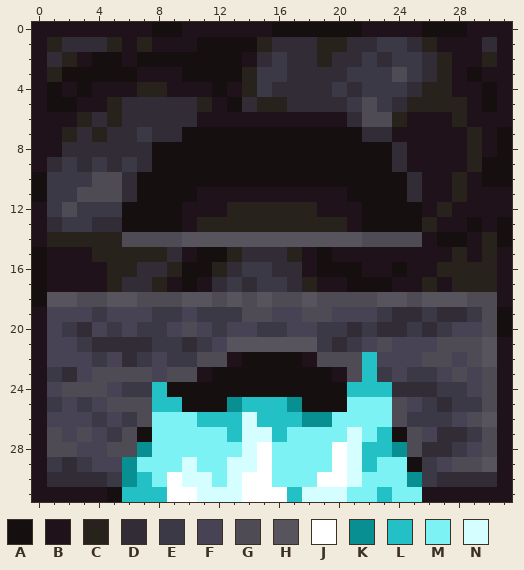
One commit to this pixel-art sprite: assets/minecraft/optifine/ctm/biome_dependent/furnace/5.png. Above, as it was before the edit.
The file is 32x32 pixels. Colours within 5 levels of each other are drawn and written as one.
Palette (. is transparent): A #160f10  B #1f121b  C #27221c  D #312c36  E #3c3947  F #484354  G #4e4b54  H #57545e  J #ffffff  K #088f92  L #23c0c6  M #7cf2f5  N #d4feff
Pixels before, first column x 0:
 0 BBBBBBBBAABBBBBBAAAAAABBBBAAABBB
 1 BCDDDCBCBBBAAAACDDDCCDDEEDCBBBDB
 2 BDCBAABAAAAAAABDEDDCDDEDEEDCBBCB
 3 BCAAAAABBBAAAACEEDDDDEEEGEDCBABB
 4 BABABBBCCBBBABCEDDDDEDEEEDCCBBAB
 5 BAABBCDDDDDCBADCCDDDDEGEDCCCCBAB
 6 BBBCDCDDDDDBBBBBBBBBBDGGCBBBCBBB
 7 BBCDCDDEDDAAAAAAAAAAAADDBBBBBCBA
 8 BBDDDDDDAAAAAAAAAAAAAAAADBBBBCBA
 9 BDEDEDEDAAAAAAAAAAAAAAAADBBBBCAA
10 AEEEGGDAAAAAAAAAAAAAAAAAADBBCBAA
11 AEEGGGDAAAABBBBBBBBBBAAAADBBCBBB
12 BEGEEEAAAABBBCCCCCCBBBAAAABCBBBB
13 BDEEDDAAAABCCCCCCCCCCBAAAACBBABA
14 BCCCCCGGGGHHHHHHHHHHHHGGGGBAABCA
15 ABBBCCCCCDBAACDDDCBABBBBBBBBCBCB
16 ABBBBCCDDCAACDEEDDBAAABBABBCCCCB
17 ABBBBCDDCBABDEDEEDCBBAAABBCBCCCB
18 AHHGGHHGGGHHGHGHGGHGGGGHHGHHHGGB
19 BFFFEFFFEEFEEEGGFFGGFFFEDDEDDEGA
20 BFEDFEFEEFGFEFFEEFFEEDEDDEDEFFGA
21 BFFEDDDDEEDEFHHHHHHEDEFGFFFGGGHB
22 BFFFEFDEFEEGGBAAAABGGGLFFFGGFGHB
23 BEDFGGGGFGGBAAAAAAAABGLEFEEFGFGB
24 BFGGGFEELAAAAAAAAAAAALLLDDDEEFGB
25 BEFEFGGGLLAAAKLLLKAAAMMMGFEDEEGB
26 BFFFEFEGMMMLLLNLLLKKMMMMGEEEFGHB
27 BGFGFEGAMMMMMLNNLMMMMNMLAGFDDEGB
28 BGGFFGGKMMMMMMNJMMMMJNLLKGDDEFGB
29 BEDEFFKMMMNMMNNJMMMMJNLMMAEFGGHB
30 BDDDDEKLMJNNMNJJMMMJJNMMMKEDDDDB
31 BBBBBALLLJJNNNJJJLNNNMMLMMBBBBBB
After:
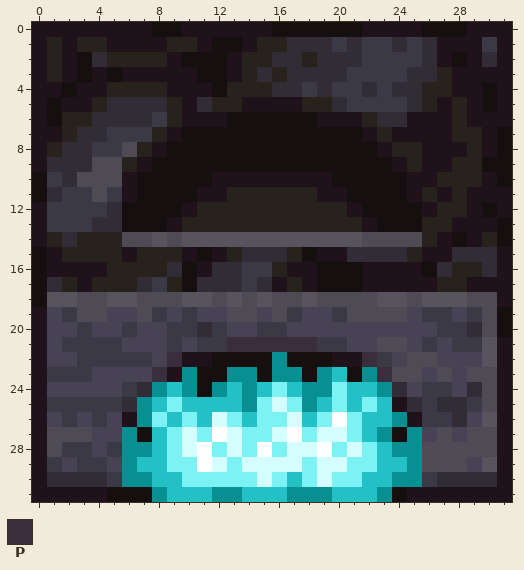
Colours new in this view: P #3a2e3d
Change:
Changed rows in their new state; - is an unchanged pixel.
first column x 1:
 1 -BCCB-B-CCB--B-C--DE-E-DED---E
 2 CBADCCCCB---BCCD-CD---E---BA-D
 3 -B-B-B---B--B-DC-------ED---B-
 4 BAB-CC------C-C--E--ED-D------
 5 -B-CD---CBDCCBBBBCC--E-ED-B---
 6 AC--D--ECB--AAAAAA--BCDD------
 7 ---DEE-CB------------BC----C--
 8 C--EEGCB--------------BCC-----
 9 -D-GGCB----------------BC--C--
10 -DG--B-----BBBBBBBB-----B-C-CB
11 D-E-EB------CCCCCC------BC----
12 -E--D-----CC------CC-------C-A
13 E-------BC----------CB----C-B-
14 -D-----H-----------------CB---
15 -CC--B--C--B-----AB-DDDDC--DDD
16 ------CCD-BD---CB------B-AD--D
17 DC-C-C-EC-D-DEDBCBAA-BB--BC-BB
19 -EGG--G-FEFFG-FGEFFEGGGGF-EF--
20 -FE-FEFFEED-------FFFFFFFF-ED-
21 -E-EEFFF-F-EPPPPPP-EF--G-EFEE-
22 --E-EE--PBBAA--K-AABBPE-G-F-F-
23 -EEFFFFPBKA-KK-KK-KLAKPGGFGFG-
24 -FFF--DKLK-KLKLMLKKM--K-FE-FD-
25 -E-EEDK-MLLLLKMNMKLML-LBD--D--
26 -E---BK-L--NMLMMNLMJ-LLKB--DF-
27 -G--FK-L-N-JNMMNJ-NNMLK-K-GFG-
28 -EE-EK-L-NJ-NM--NNJM-M--KGGGG-
29 -F-E--LL-MJNM-NNN-NNMMLLKGG-F-
30 ------KLLMM-MMN-L-NMMLLK------
31 -----AAKLLLKKLLLKKKLLLKAB-----
Boxes around the changes in both pictures, in picture pixels (x1, y1, x2, y2):
changed: (47, 37, 497, 502)
